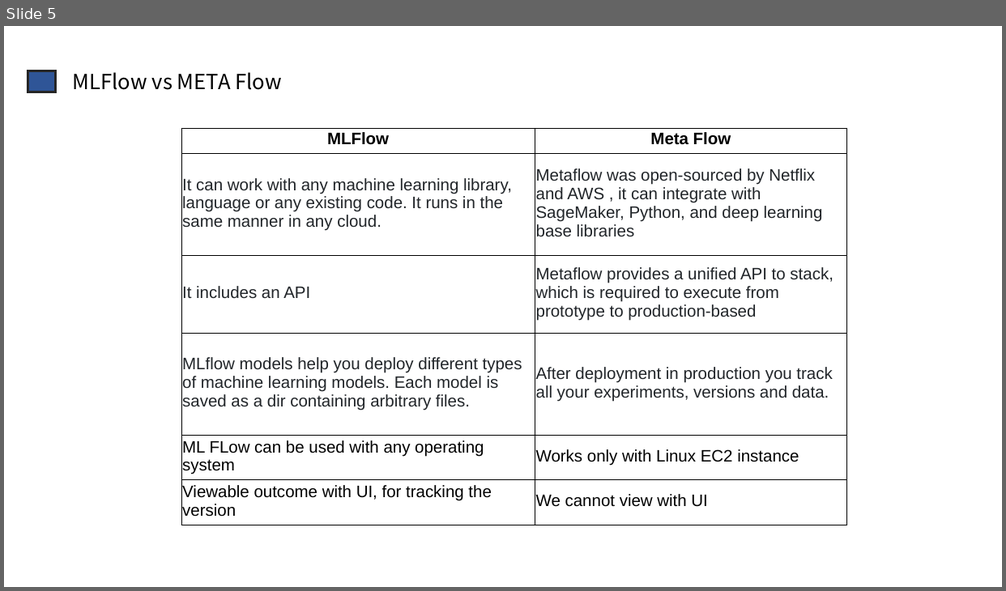
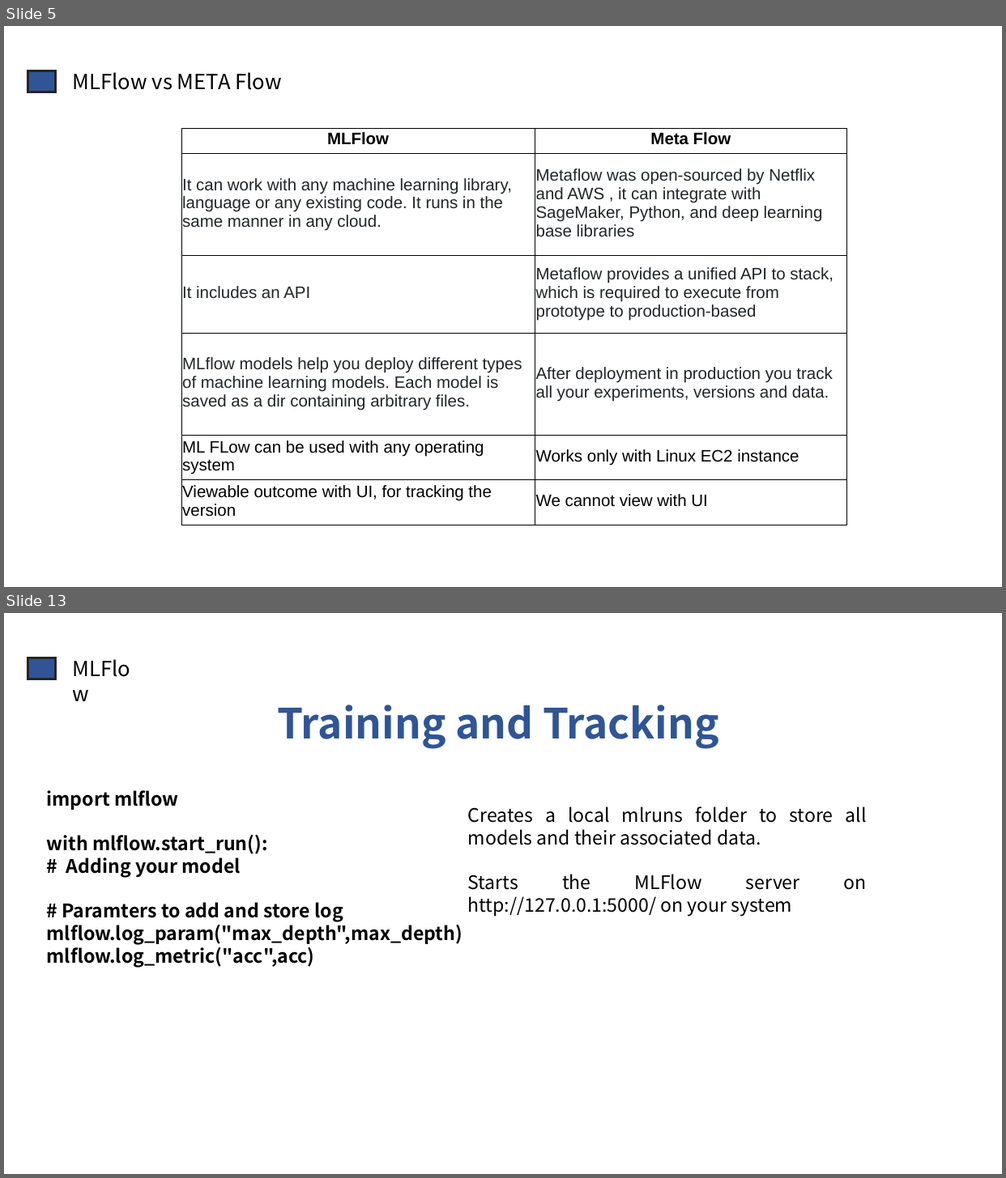
Before and after one commit to Meghashyamt/MLFlow, a slide deck: MFlow.pptx. Shown one above the other, each under a label of ours: slide 5 before the commit, slides 5 and 13 after it; the slides between them are not shown. The pictures are 1006x591 and 1006x1178 pixels, drawn with LibreOffice and Linux fonts; fonts in the diff are those of the drawing. Boxes give left, top, right and bottom in pixels: in the first picture for what was removed or moved away, otherwise in the second. Text is boxed around its words. In the diff, an @@ line names an element or a change of style, - is before the commit and + after.

```diff
--- a/MFlow.pptx
+++ b/MFlow.pptx
@@ slide 13 added at bbox=[4, 613, 1002, 1174], background #FFFFFF @@
@@ rectangle added at bbox=[28, 658, 56, 679], fill #2F5597, outline #262626 2.25 pt @@
@@ text added at bbox=[66, 652, 153, 685], 20 pt, text #000000 @@
+MLFlow
@@ text added at bbox=[277, 705, 719, 748], 40 pt, text #2F5597, bold @@
+Training and Tracking
@@ text added at bbox=[47, 790, 462, 967], 18 pt, text #000000, bold @@
+import mlflow
+with mlflow.start_run():
+# Adding your model
+# Paramters to add and store log
+mlflow.log_param("max_depth",max_depth)
+mlflow.log_metric("acc",acc)
@@ text added at bbox=[468, 807, 866, 917], 18 pt, text #000000 @@
+Creates a local mlruns folder to store all models and their associated data.
+Starts the MLFlow server on http://127.0.0.1:5000/ on your system
```
Also in this commit, not shown: 1 slide changed, 11 other slides added, 1 slide removed, 1 other file.
